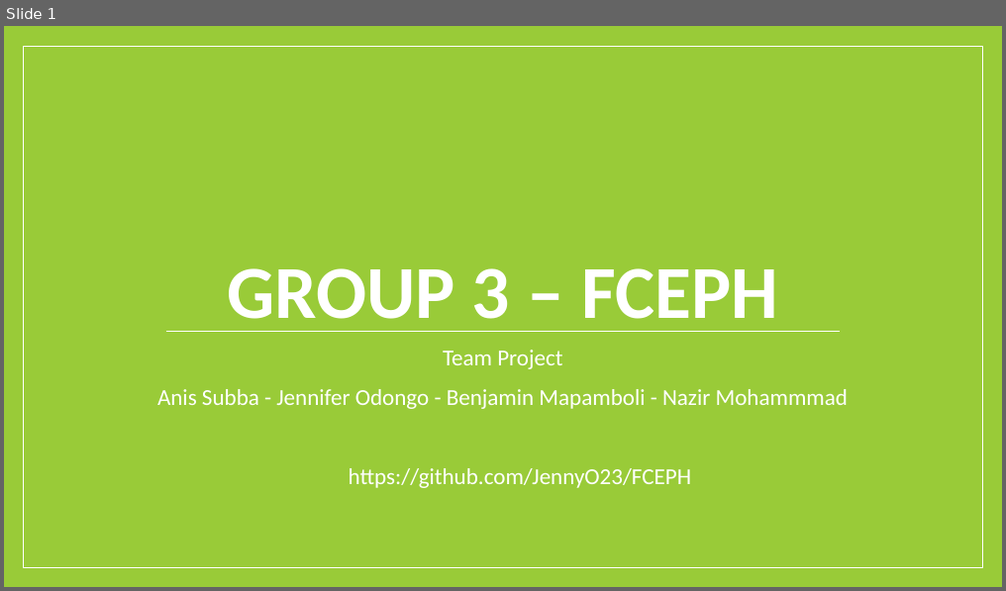
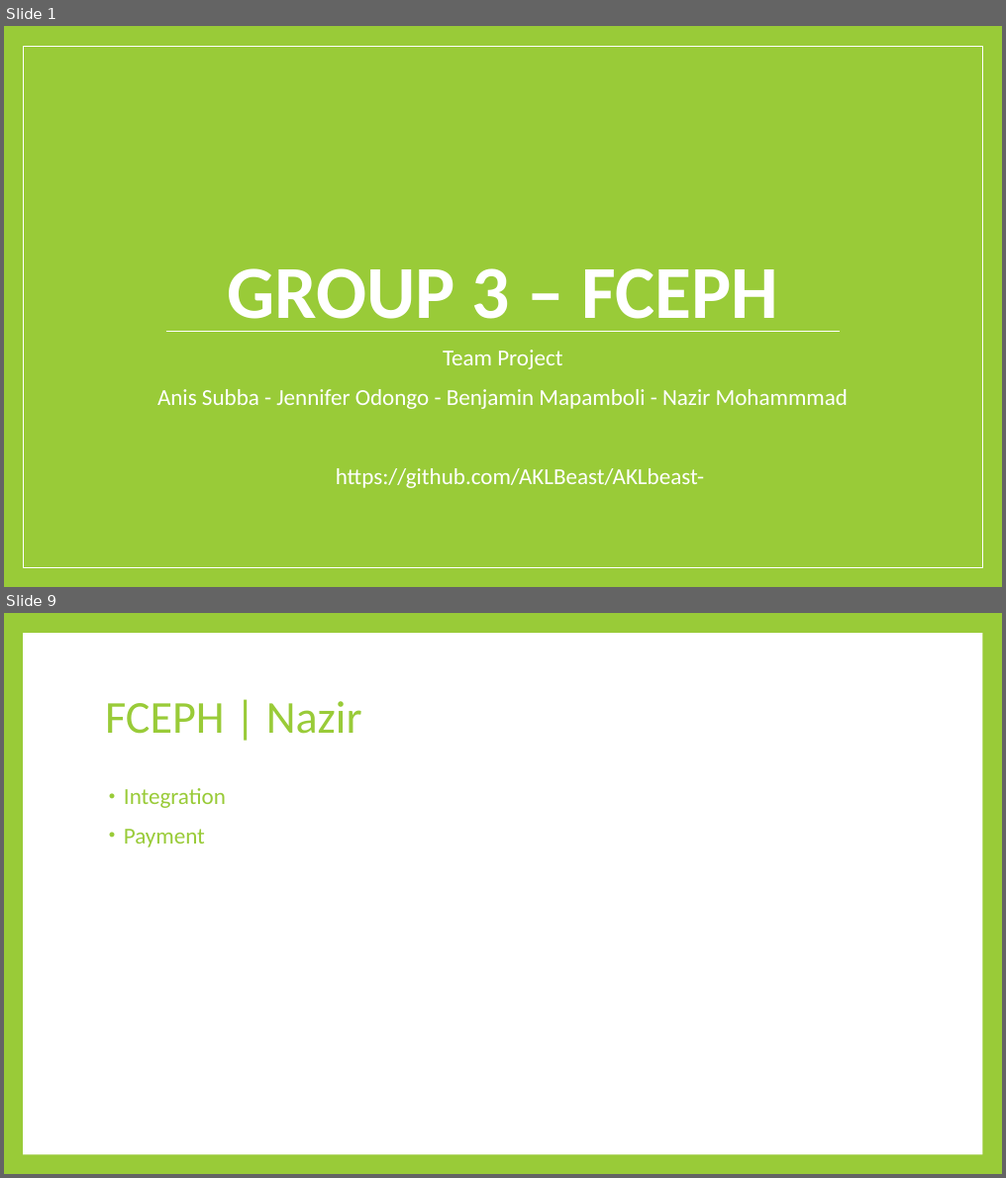
Before and after one commit to AKLBeast/AKLbeast-, a slide deck: Documentation/Group 3 -FCEPH Final.pptx. Shown one above the other, each under a label of ours: slide 1 before the commit, slides 1 and 9 after it; the slides between them are not shown. The pictures are 1006x591 and 1006x1178 pixels, drawn with LibreOffice and Linux fonts; fonts in the diff are those of the drawing. Boxes give left, top, right and bottom in pixels: in the first picture for what was removed or moved away, otherwise in the second. Text is boxed around its words. In the diff, an @@ line names an element or a change of style, - is before the commit and + after.

```diff
--- a/Documentation/Group 3 -FCEPH Final.pptx
+++ b/Documentation/Group 3 -FCEPH Final.pptx
@@ slide 9 added at (x1=4, y1=613, x2=1002, y2=1174), background #99CB38 @@
@@ rectangle added at (x1=23, y1=633, x2=982, y2=1155), fill #FFFFFF @@
@@ title added at (x1=105, y1=701, x2=362, y2=734), 44 pt, text #99CB38 @@
+FCEPH | Nazir
@@ text added at (x1=124, y1=788, x2=226, y2=848), 22 pt, text #99CB38 @@
+• Integration
+• Payment
@@ slide 1 changed as well @@
@@ text at (x1=336, y1=469, x2=704, y2=488): text changed @@
-https://github.com/JennyO23/FCEPH
+https://github.com/AKLBeast/AKLbeast-
```
Also in this commit, not shown: 11 other slides added, 4 slides removed.
